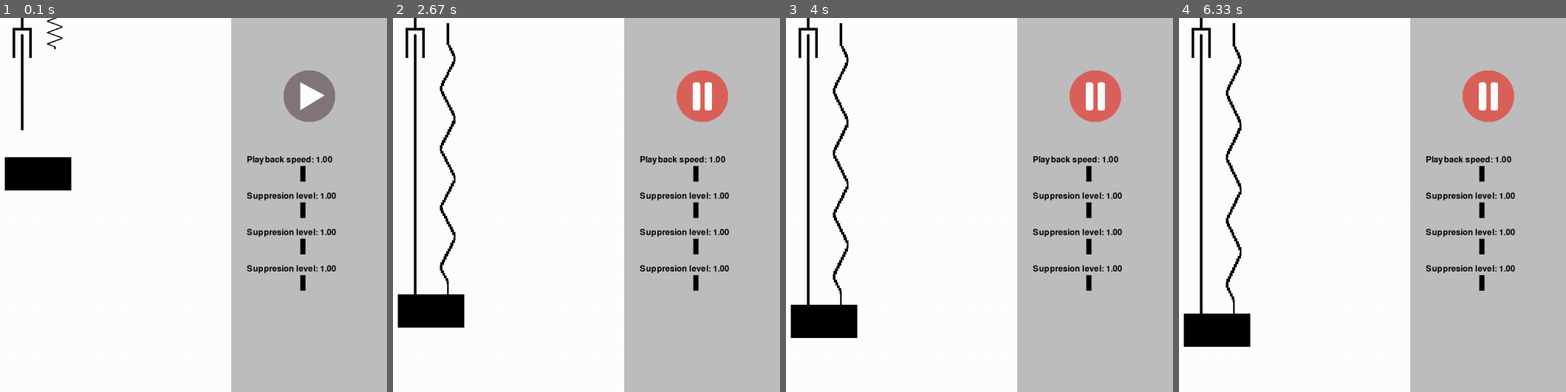
Above: before the commit, frames 1-4 (left to right).
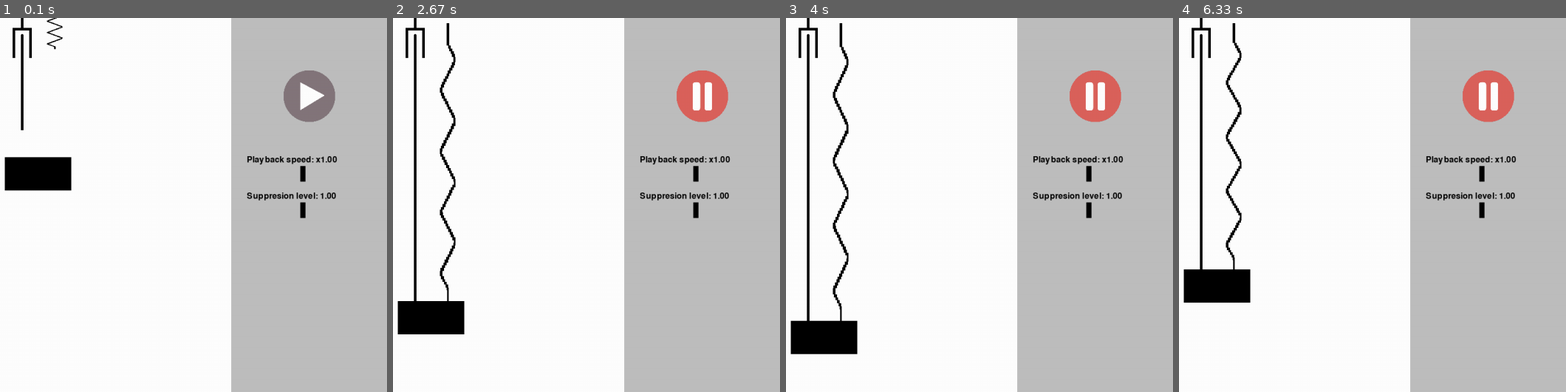
Above: after the commit, the same moments.

Repository: KamilGrundas/Damping_Simulator
Game: pygame game, started from code/main.py
The game is run twice, just before and just after one commit, with the same random seed, the same clock (stepped at 60 frames per second) and the same inputs.
Inputs (mouse positions are in pixels of both pictures, inside the frame that each line leads up to):
- Up to frame 1 (0.1 s): no input
- Up to frame 2 (2.67 s): click (702, 96) at 0.38 s; click (702, 96) at 0.72 s; click (702, 96) at 2.05 s
- Up to frame 3 (4 s): no input
- Up to frame 4 (6.33 s): no input

The runs differ from the first frame. In frame 1, 0.7% of the frame differs, in the area x 63-88%, y 36-73%; in frame 2, 2.1%; in frame 3, 3.2%; in frame 4, 4.8%, in the area x 1-88%, y 6-88%.

Commit message:
Fixed 2 rounding bugs

Diff:
--- a/code/circle.py
+++ b/code/circle.py
@@ -32,6 +32,8 @@
         # self.rect.centerx = self.pos.x
         # print(self.current_speed)
 
+        time_speed = round(time_speed, 2)
+
         if self.up:
             self.pos.y -= self.current_speed * time_speed
         else:
@@ -49,11 +51,13 @@
                 if self.change_direction == True:
                     self.up = False
                     self.change_direction = False
-                    self.max_speed = self.max_speed / self.k
+                    self.max_speed = self.max_speed / round(self.k,2)
                 else:
                     self.up = True
                     self.change_direction = True
-                    self.max_speed = self.max_speed / self.k
+                    self.max_speed = self.max_speed / round(self.k,2)
+
+
 
         # print(self.max_speed)
 
--- a/code/level.py
+++ b/code/level.py
@@ -38,7 +38,7 @@
         self.time_speed_slider = Slider(
             SLIDER_POSITIONS[0],
             self.controls,
-            "Playback speed",
+            "Playback speed: x",
             0.25,
             2,
             1,
@@ -46,27 +46,27 @@
         self.suppression_level_slider = Slider(
             SLIDER_POSITIONS[1],
             self.controls,
-            "Suppresion level",
+            "Suppresion level: ",
             0.25,
             2,
             1,
         )
-        self.suppression_level_slider2 = Slider(
-            SLIDER_POSITIONS[2],
-            self.controls,
-            "Suppresion level",
-            0.25,
-            2,
-            1,
-        )
-        self.suppression_level_slider3 = Slider(
-            SLIDER_POSITIONS[3],
-            self.controls,
-            "Suppresion level",
-            0.25,
-            2,
-            1,
-        )
+        # self.suppression_level_slider2 = Slider(
+        #     SLIDER_POSITIONS[2],
+        #     self.controls,
+        #     "Suppresion level",
+        #     0.25,
+        #     2,
+        #     1,
+        # )
+        # self.suppression_level_slider3 = Slider(
+        #     SLIDER_POSITIONS[3],
+        #     self.controls,
+        #     "Suppresion level",
+        #     0.25,
+        #     2,
+        #     1,
+        # )
         self.circle = Circle((SCREEN_WIDTH / 2 - 32, 300), self.all_sprites)
         self.spring = Spring((SCREEN_WIDTH / 2, 10), self.circle, self.all_sprites)
         self.silencer = Silencer(
@@ -78,8 +78,8 @@
 
         self.sliders.add(self.time_speed_slider)
         self.sliders.add(self.suppression_level_slider)
-        self.sliders.add(self.suppression_level_slider2)
-        self.sliders.add(self.suppression_level_slider3)
+        # self.sliders.add(self.suppression_level_slider2)
+        # self.sliders.add(self.suppression_level_slider3)
 
     def input(self):
         keys = pygame.key.get_pressed()
@@ -95,7 +95,7 @@
     def text_blit(self):
         for slider in self.sliders:
             value_text = self.font.render(
-                f"{slider.name}: {slider.k:.2f}", True, ("black")
+                f"{slider.name}{slider.k:.2f}", True, ("black")
             )
             self.display_surface.blit(value_text, (1010, slider.start_y - 35))
 
